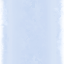
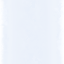
Revision of a layered 64×64 image; what changed, layer by layer:
"组 1": opacity 100% → 40% over left=0, top=0, right=64, bottom=64
